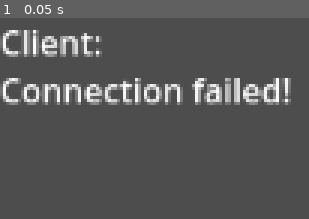
Above: before the commit, frame 1.
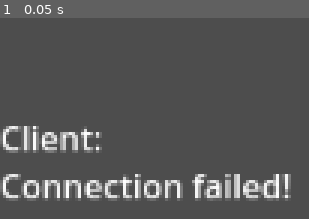
Above: after the commit, the same moment.

Repository: mkh-user/godot-lsp-client
Game: Godot game, scene res://main.tscn
The game is run twice, just before and just after one commit, with the same random seed, the same clock (stepped at 60 frames per second) and the same inputs.
Inputs:
- Up to frame 1 (0.05 s): no input

The runs differ from the first frame. In frame 1, 17% of the frame differs, in the area x 0-95%, y 5-92%.

Commit message:
Add safe buffer to LSP

Diff:
--- a/lsp_client/lsp_client.gd
+++ b/lsp_client/lsp_client.gd
@@ -9,20 +9,54 @@
 
 var connection := StreamPeerTCP.new()
 var message_id := 1
+var buffer := PackedByteArray()
+var is_connected_to_server := false
 
-func _process(_delta):
+func _process(_delta) -> void:
+	connection.poll()
 	if connection.get_status() in [StreamPeerTCP.STATUS_ERROR, StreamPeerTCP.STATUS_NONE]:
 		return
-	connection.poll()
 	if connection.get_available_bytes() > 0:
-		var resp = connection.get_utf8_string(connection.get_available_bytes())
-		print("[LSPClient] Response passed to client")
-		var resps := resp.split("Content-Length:", false)
-		for r in resps:
-			response.emit("Content-Length:" + r)
+		buffer.append_array(connection.get_data(connection.get_available_bytes()))
+		print_rich("[color=webgray]Process buffer (size: %d)...[/color]" % buffer.size())
+		_process_buffer()
+
+
+func _process_buffer() -> void:
+	var header_end := -1
+	for i in range(buffer.size() - 3):
+		if buffer[i] == 13 and buffer[i + 1] == 10 and buffer[i + 2] == 13 and buffer[i + 3] == 10:
+			header_end = i
+			break
+
+	if header_end == -1:
+		return
+	var header := buffer.slice(0, header_end).get_string_from_ascii()
+
+	var content_length := 0
+	for line in header.split("\r\n", false):
+		if line.begins_with("Content-Length:"):
+			content_length = int(line.replace("Content-Length:", "").strip_edges())
+			break
+
+	if content_length == 0:
+		print("[LSPClient] Invalid Content-Length")
+		buffer = buffer.slice(header_end + 4, buffer.size())
+		return
+
+	if buffer.size() < header_end + 4 + content_length:
+		return
+
+	var msg_data := buffer.slice(header_end + 4, header_end + 4 + content_length)
+	var msg_text := msg_data.get_string_from_utf8()
+
+	response.emit(msg_text)
+
+	buffer = buffer.slice(header_end + 4 + content_length, buffer.size())
 
 
 func connect_to_server(host: String, port: int) -> void:
+	connected.connect(func(): is_connected_to_server = true)
 	print("[LSPClient] Connection requested: " + host + ":" + str(port))
 	var err = connection.connect_to_host(host, port)
 	if err:
@@ -73,6 +107,8 @@
 
 
 func send_message(msg: Dictionary) -> void:
+	while not is_connected_to_server:
+		await get_tree().create_timer(0.1).timeout
 	var json := JSON.stringify(msg)
 	var header := "Content-Length: %d\r\n\r\n" % json.to_utf8_buffer().size()
 	print("[LSPClient] Send message to server: " + msg["method"])
--- a/main.gd
+++ b/main.gd
@@ -11,13 +11,14 @@
 	client.connection_failed.connect(_append_cm.bind("Connection failed!").unbind(1))
 	client.message_sent.connect(_append_cm)
 	client.response.connect(_append_sm)
+	client.response.connect(print)
 	client.connected.connect(client.send_initialize.bind(ProjectSettings.globalize_path("res://")))
-	client.connect_to_server("127.0.0.1", 2087)
+	client.connect_to_server("127.0.0.1", 6005)
 
 
 func _append_cm(text: String) -> void:
-	client_masseges.text += "Client: \n" + text
+	client_masseges.text += "\n\nClient: \n" + text
 
 
 func _append_sm(text: String) -> void:
-	server_messages.text += "Server: \n" + text
+	server_messages.text += "\n\nServer: \n" + text
--- a/main.tscn
+++ b/main.tscn
@@ -24,7 +24,9 @@
 [node name="RichTextLabel" type="RichTextLabel" parent="HBoxContainer"]
 layout_mode = 2
 size_flags_horizontal = 3
+scroll_following = true
 
 [node name="RichTextLabel2" type="RichTextLabel" parent="HBoxContainer"]
 layout_mode = 2
 size_flags_horizontal = 3
+scroll_following = true
